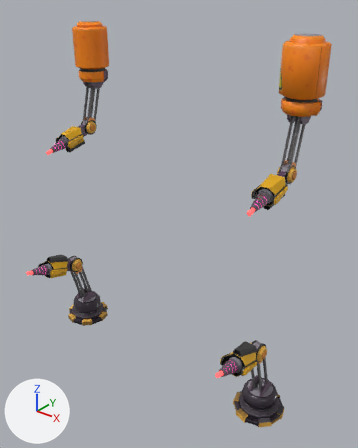
Before and after pictures for a commit that changed the glTF model models/laser_beam.glb.
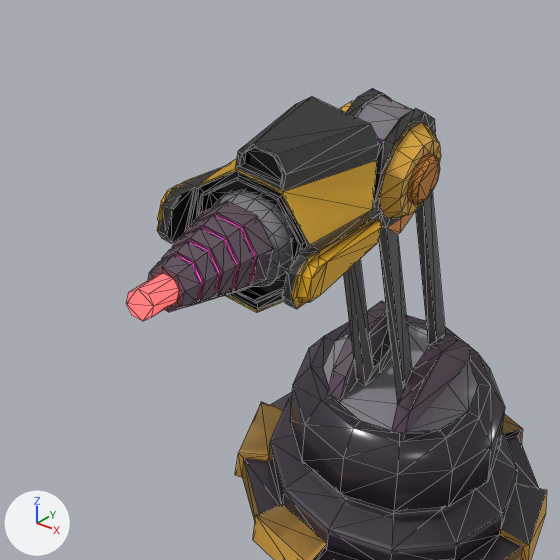
The first picture shows the older version from a 50 mm lens placed at (37.8, -21.8, 49.2), pointed at (2.8, 21.9, 22.2). The close-ups show both versions on the part from 54% to 80% of the width and 73% to 93% of the height of that picture; other places that the commit changed are outside them. The axes (+X, +Y, +Z) are drawn at lower left. The lights are the same throughout. The close-ups show mesh edges as thin lines. Vertices at the same position are counted once.
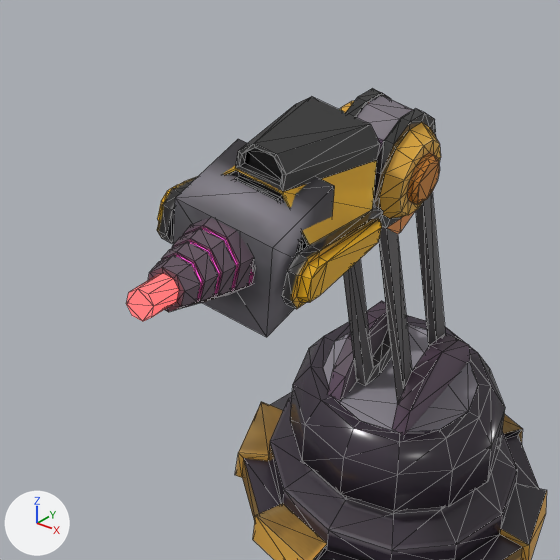
Changed parts and their boxes (x1, y1, x2, y2) in the close-ups (560 x 560 px):
'Cube.001', reshaped
    before: (213, 189, 293, 287)
    after: (173, 139, 335, 337)

What the commit changed:
me_cube_003 is used by ob_cube_001; location (0.0, 0.0, 0.0).
me_cube_003 had 98 vertices, 192 faces and spanned x 15.31..17.04, y 14.23..15.96, z 10.81..12.55.
me_cube_003 now has 8 vertices, 12 faces and spans x 15.14..17.21, y 14.07..16.13, z 10.65..12.71.
me_cube_003 part 1: the whole mesh is rebuilt.
